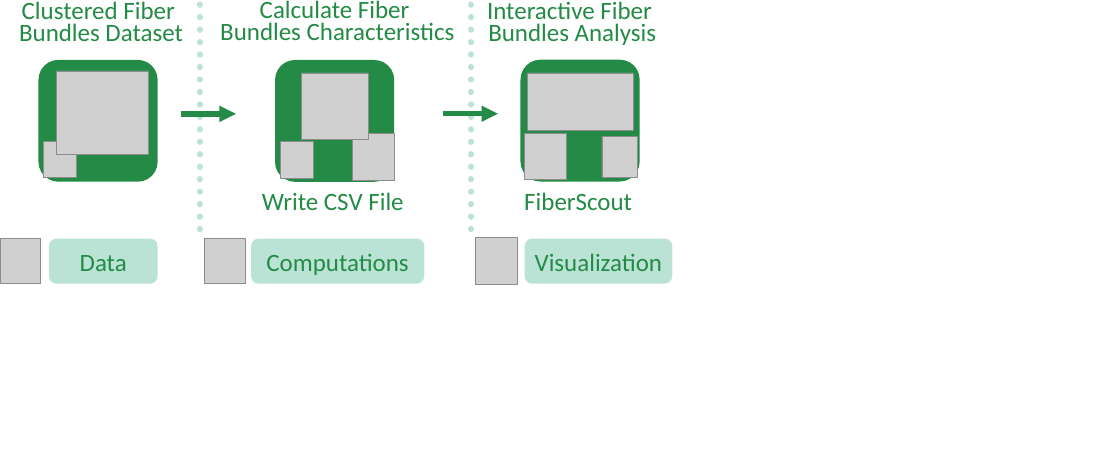
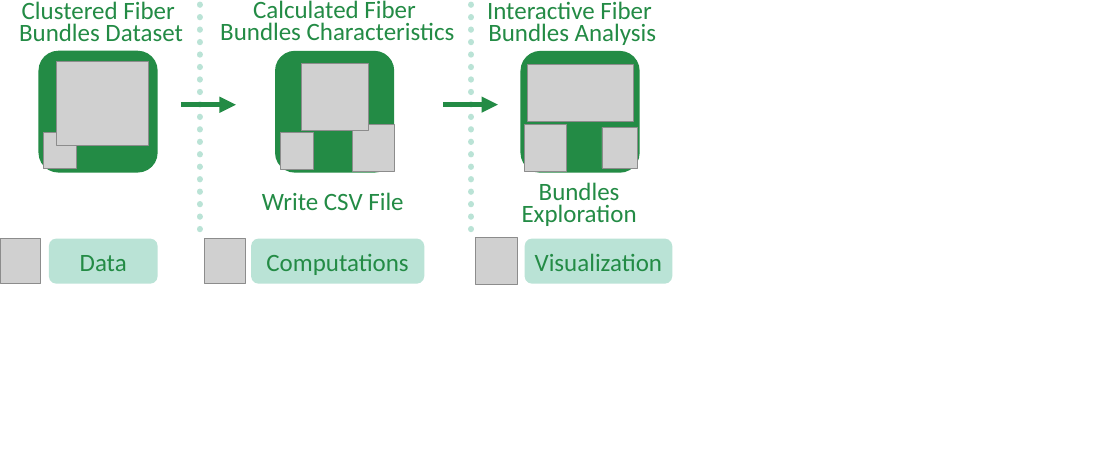
Before and after one commit to bhattaca/metaTracts_tvcg, a slide deck: slide 1 of images/MetaTractsToFiberScout_workflow.pptx. Drawn at 1120x466 pixels with LibreOffice and Linux fonts; fonts in the diff are those of the drawing; grey boxes stand for pictures. Boxes give left, top, right and bottom in pixels: in the first picture for what was removed or moved away, otherwise in the second. Text is boxed around its words. In the diff, an @@ line names an element or a change of style, - is before the commit and + after.

```diff
--- a/images/MetaTractsToFiberScout_workflow.pptx
+++ b/images/MetaTractsToFiberScout_workflow.pptx
@@ text at <box>253,0,415,24</box>: text changed @@
-Calculate Fiber
+Calculated Fiber
@@ 8 pictures, 3 rounded rectangles, 2 arrows: place and size @@
-8 pictures, 3 rounded rectangles, 2 arrows at <box>39,60,639,182</box>
+8 pictures, 3 rounded rectangles, 2 arrows at <box>39,51,639,173</box>
@@ text at <box>522,182,637,226</box>: text changed @@
-FiberScout
+Bundles Exploration
```
Also in this commit, not shown: 1 slide added, 2 other files.
